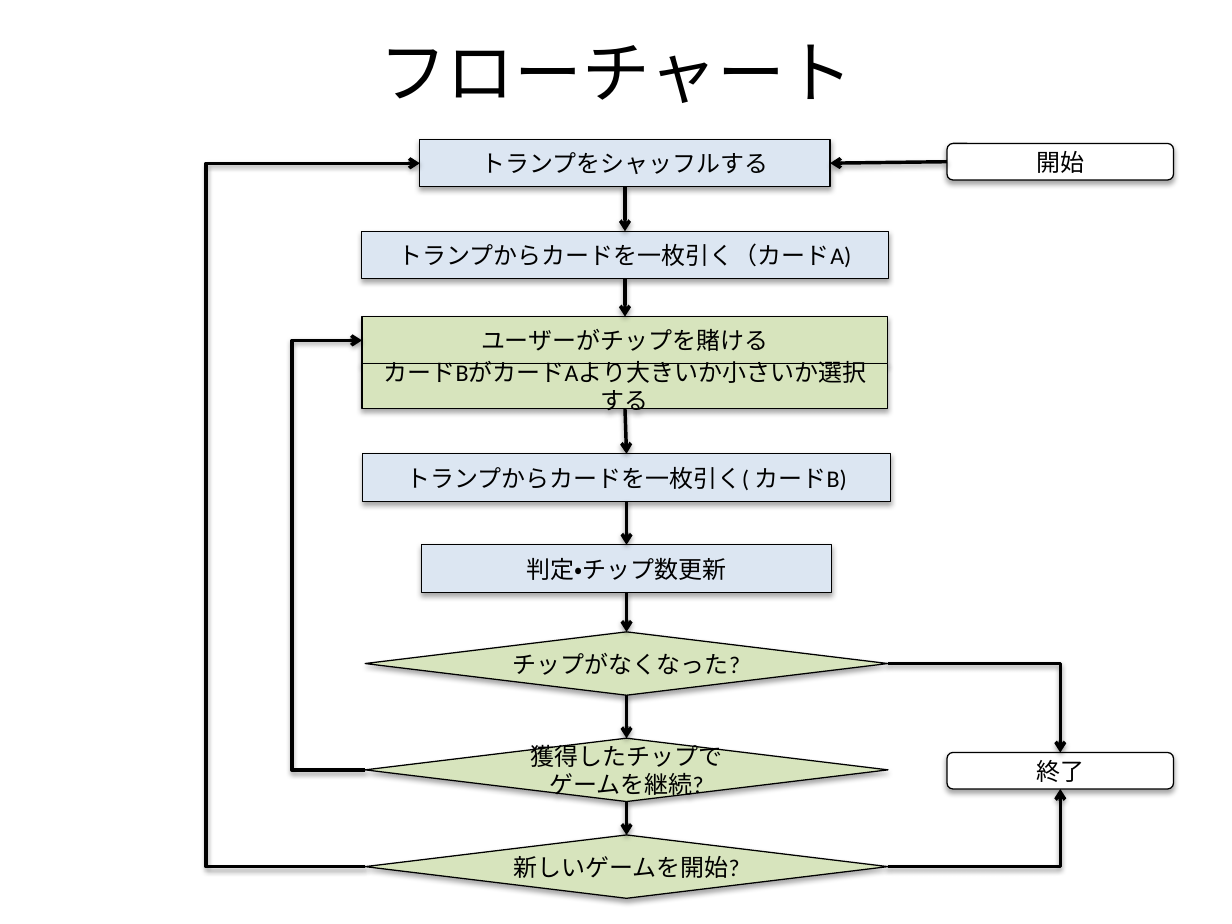
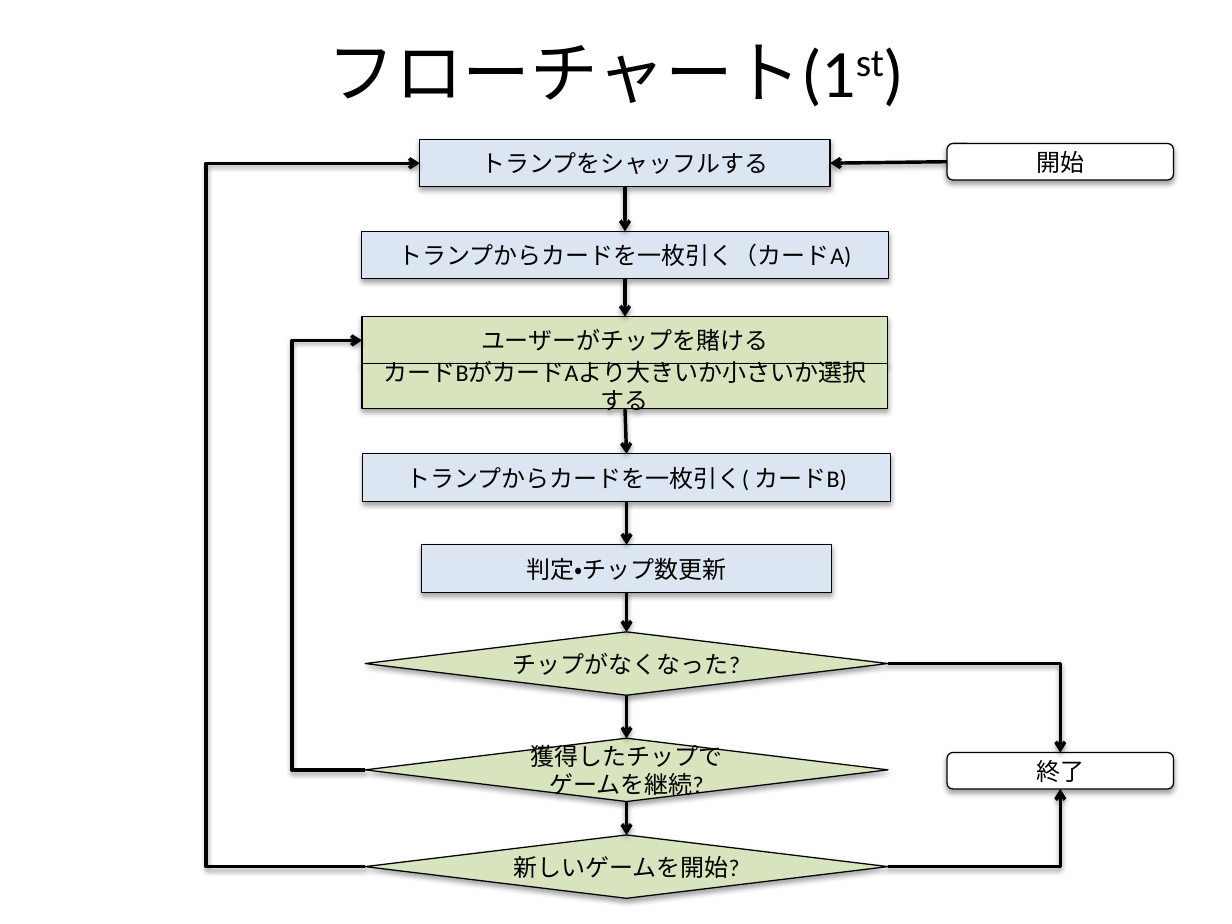
Before and after one commit to unokun/BigOrSmallM, a slide deck: slide 4 of docs/BigOrSmallゲーム設計.pptx. Drawn at 1232x924 pixels with LibreOffice and Linux fonts; fonts in the diff are those of the drawing. Boxes give left, top, right and bottom in pixels: in the first picture for what was removed or moved away, otherwise in the second. Text is boxed around its words. In the diff, an @@ line names an element or a change of style, - is before the commit and + after.

```diff
--- a/docs/BigOrSmallゲーム設計.pptx
+++ b/docs/BigOrSmallゲーム設計.pptx
@@ title at bbox=[327, 44, 855, 106]: text changed @@
-フローチャート
+フローチャート(1st)
```
Also in this commit, not shown: 3 other slides changed, 3 slides added, 1 slide removed, 1 other file.
